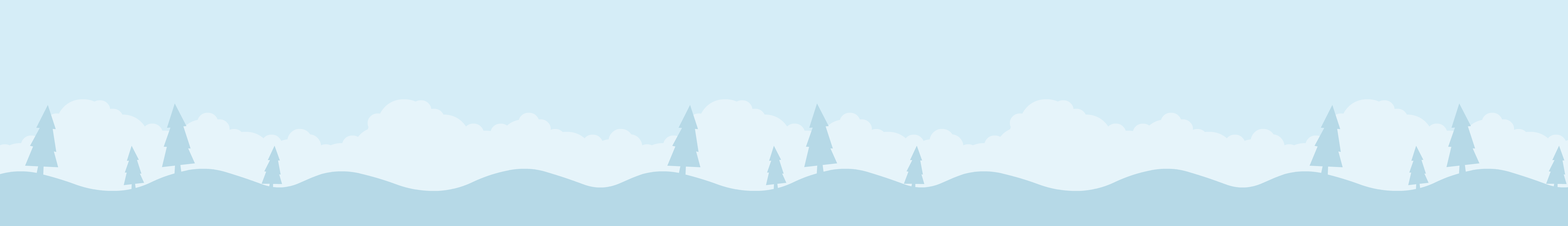
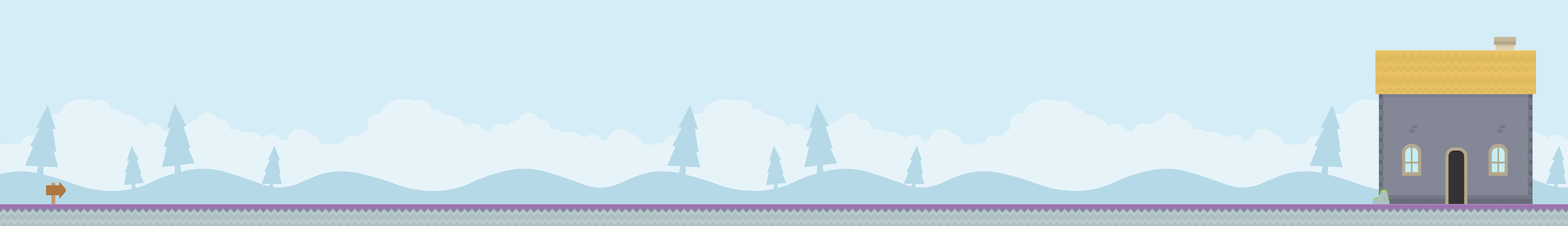
Layered file, before and after one edit (1568 x 226). Changes by layer:
added group "home" with 64 layers above "Floor" over [1372, 36, 1537, 204]
added group "Group 2" with 18 layers in group "home" over [1375, 50, 1537, 95]
added layer "Layer 56" (1st of 2, in "home" › "Group 2") in group "Group 2" over [1510, 50, 1533, 73]
added layer "Layer 55" (1st of 2, in "home" › "Group 2") in group "Group 2" over [1488, 50, 1511, 73]
added layer "Layer 54" (1st of 2, in "home" › "Group 2") in group "Group 2" over [1466, 50, 1489, 73]
added layer "Layer 53" (1st of 2, in "home" › "Group 2") in group "Group 2" over [1444, 50, 1467, 73]
added layer "Layer 52" (1st of 2, in "home" › "Group 2") in group "Group 2" over [1422, 50, 1445, 73]
added layer "Layer 51" (1st of 2, in "home" › "Group 2") in group "Group 2" over [1400, 50, 1423, 73]
added layer "Layer 50" (1st of 2, in "home" › "Group 2") in group "Group 2" over [1378, 50, 1401, 73]
added layer "Layer 47" (1st of 2, in "home" › "Group 2") in group "Group 2" over [1510, 72, 1533, 95]
added layer "Layer 46" (1st of 2, in "home" › "Group 2") in group "Group 2" over [1488, 72, 1511, 95]
added layer "Layer 45" (1st of 2, in "home" › "Group 2") in group "Group 2" over [1466, 72, 1489, 95]
added layer "Layer 44" (1st of 2, in "home" › "Group 2") in group "Group 2" over [1444, 72, 1467, 95]
added group "Group 1" with 35 layers in group "home" over [1378, 94, 1533, 204]
added group "Floor" with 72 layers above "BG" over [0, 203, 1568, 226]
added group "BG" with 5 layers above "Background" over [0, 36, 1568, 226]
moved "Layer 5" (2nd of 2, in "BG") into group "BG" over [1284, 36, 1568, 226]
moved "Layer 4" (2nd of 2, in "BG") into group "BG" over [963, 203, 1285, 226]
moved "Layer 3" (2nd of 2, in "BG") into group "BG" over [642, 203, 964, 226]
moved "Layer 2" (2nd of 2, in "BG") into group "BG" over [321, 203, 643, 226]
moved "Layer 1" (2nd of 2, in "BG") into group "BG" over [0, 181, 322, 226]
…and 124 more changes (124 added)
